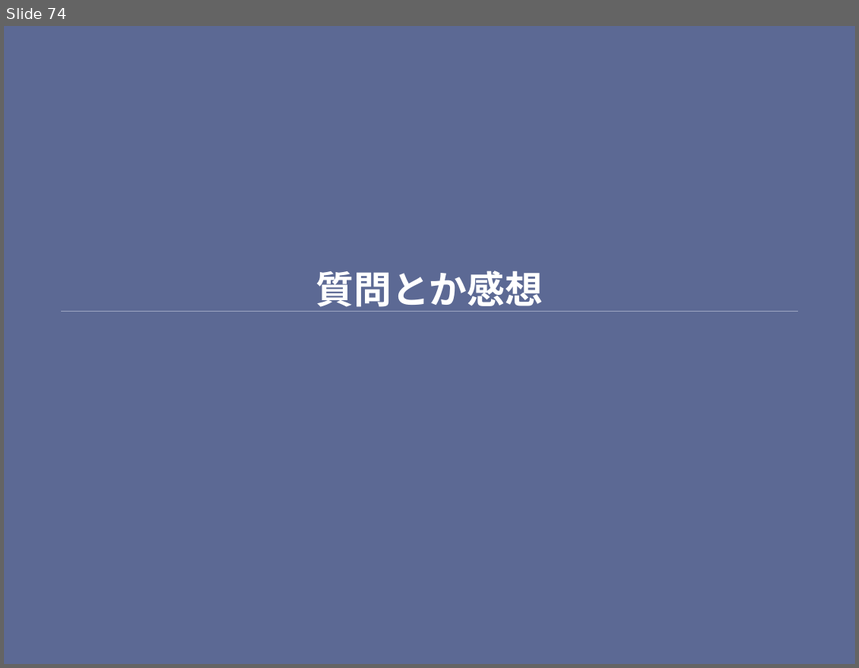
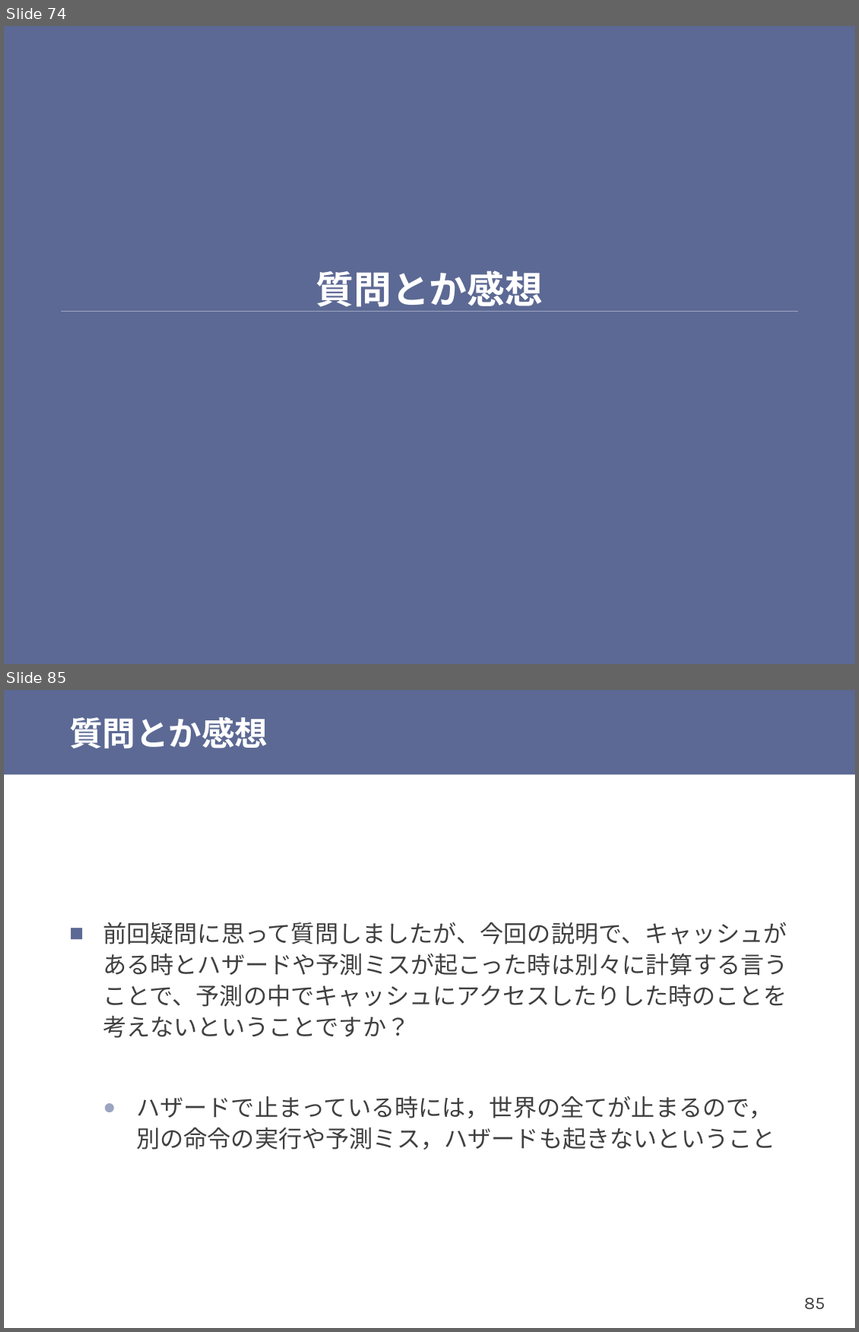
Before and after one commit to shioyadan/otya-computer-architecture-i, a slide deck: cai-shioya-11.pptx. Shown one above the other, each under a label of ours: slide 74 before the commit, slides 74 and 85 after it; the slides between them are not shown. The pictures are 859x668 and 859x1332 pixels, drawn with LibreOffice and Linux fonts; fonts in the diff are those of the drawing. Boxes give left, top, right and bottom in pixels: in the first picture for what was removed or moved away, otherwise in the second. Text is boxed around its words. In the diff, an @@ line names an element or a change of style, - is before the commit and + after.

```diff
--- a/cai-shioya-11.pptx
+++ b/cai-shioya-11.pptx
@@ slide 85 added at (x1=4, y1=690, x2=855, y2=1328), background #FFFFFF @@
@@ rectangle added at (x1=4, y1=690, x2=855, y2=774), fill #5C6994 @@
@@ title added at (x1=69, y1=717, x2=268, y2=749), 28 pt, text #FFFFFF, bold @@
+質問とか感想
@@ text added at (x1=103, y1=922, x2=788, y2=1150), 20 pt, text #404040 @@
+■ 前回疑問に思って質問しましたが、今回の説明で、キャッシュがある時とハザードや予測ミスが起こった時は別々に計算する言うことで、予測の中でキャッシュにアクセスしたりした時のことを考えないということですか？
+  ● ハザードで止まっている時には，世界の全てが止まるので，別の命令の実行や予測ミス，ハザードも起きないということ
@@ page number added at (x1=804, y1=1298, x2=825, y2=1310), 15 pt, text #404040 @@
+85
```
Also in this commit, not shown: 3 slides changed, 16 other slides added, 1 other file.
